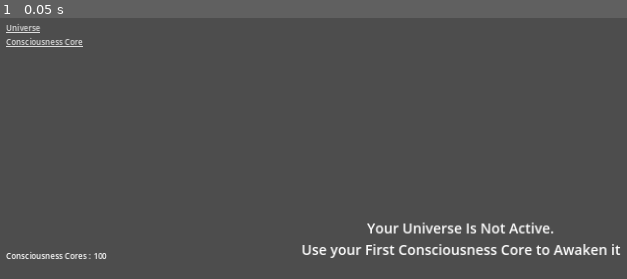
Above: before the commit, frame 1.
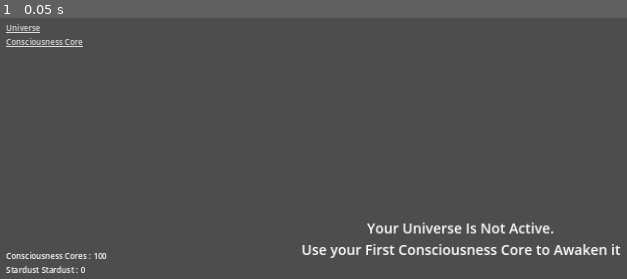
Above: after the commit, the same moment.

Repository: TheSiggs/Stardust
Game: Godot game, scene res://scenes/game/game.tscn
The game is run twice, just before and just after one commit, with the same random seed, the same clock (stepped at 60 frames per second) and the same inputs.
Inputs:
- Up to frame 1 (0.05 s): no input

The runs differ from the first frame. In frame 1, 0.2% of the frame differs, in the area x 0-14%, y 95-98%.

Commit message:
Added Nebula effects and statuses

Diff:
--- a/scenes/components/active_effects/compo_active_effects.gd
+++ b/scenes/components/active_effects/compo_active_effects.gd
@@ -6,16 +6,23 @@
 
 func _ready() -> void:
 	_connect_signals()
-	_update_stardust_per_second()
+	_update_active_effects()
 
 func _connect_signals() -> void:
 	HandlerStardustGenerator.ref.generator_power_calculated.connect(_on_stardust_generator_power_calculated)
+	HandlerNebula.ref.effect_stardust_consumption_updated.connect(_on_effect_nebula_stardust_consumption_updated)
 
-## Updates the stardust per second displayed
-func _update_stardust_per_second() -> void:
+## Updates the active effects display
+func _update_active_effects() -> void:
 	var text : String = "[b]Stardust/s:[/b] %s" % HandlerStardustGenerator.ref.generator_power
+	if HandlerNebula.ref.effect_stardust_consumed:
+		text += "\n[b]Nebula Stardust Consumption:[/b] %s" % HandlerNebula.ref.effect_stardust_consumed
 	stardust_per_second.text = text
 
 ## Triggered on generator_power_calculated signal emitted
 func _on_stardust_generator_power_calculated() -> void:
-	_update_stardust_per_second()
+	_update_active_effects()
+
+## Triggered when Nebulas' stardust consumption is updated
+func _on_effect_nebula_stardust_consumption_updated() -> void:
+	_update_active_effects()
--- a/scenes/user_interface/labels/startdust_label.gd
+++ b/scenes/user_interface/labels/startdust_label.gd
@@ -11,7 +11,4 @@
 ## Updates stardust text
 func update_text(_qty : int = -1) -> void:
 	var stardust : int = HandlerStardust.ref.get_stardust()
-	if stardust:
-		text = "Stardust Stardust : %s" % stardust
-	else:
-		text = ""
+	text = "Stardust Stardust : %s" % stardust
--- a/scripts/abstracts/nebula.gd
+++ b/scripts/abstracts/nebula.gd
@@ -21,6 +21,9 @@
 ## Amount of ionized stardust being released
 var release_value : int = 1
 
+## Modifier applied to stardust generation
+var effect_stardust_generation : int = 0
+
 ## Tries to consume stardust
 func attract_stardust() -> void:
 	var error : Error = HandlerStardust.ref.consume_stardust(attraction_value)
@@ -35,18 +38,25 @@
 
 ## Transforms stardust into Ionized Stardust
 func refine_stardust() -> void:
-	if stardust >= 25:
-		var error : Error = consume_stardust(3)
-		if error:
-			return
+	var ionized_stardust_to_create : int = -1
+	var stardust_to_consume : int = -1
 
-		const ionized_stardust_to_create : int = 2
+	if stardust >= 100:
+		ionized_stardust_to_create = 5
+		stardust_to_consume = 9
+	elif stardust >= 25:
+		ionized_stardust_to_create = 2
+		stardust_to_consume = 3
 
-		ionized_stardust += ionized_stardust_to_create
-		Game.ref.data.universe.ionized_stardust += ionized_stardust_to_create
-		Game.ref.data.nebula[data_index].ionized_stardust = ionized_stardust
+	var error : Error = consume_stardust(stardust_to_consume)
+	if error || ionized_stardust_to_create == -1 || stardust_to_consume == -1:
+		return
 
-		composition_updated.emit()
+	ionized_stardust += ionized_stardust_to_create
+	Game.ref.data.universe.ionized_stardust += ionized_stardust_to_create
+	Game.ref.data.nebula[data_index].ionized_stardust = ionized_stardust
+	calculate_effect_stardust_generation()
+	composition_updated.emit()
 
 
 ## Tries to consume stardust
@@ -62,6 +72,7 @@
 	if ionized_stardust >= qty:
 		ionized_stardust -= qty
 		Game.ref.data.nebula[data_index].ionized_stardust = ionized_stardust
+		calculate_effect_stardust_generation()
 		return Error.OK
 	return Error.FAILED
 
@@ -81,6 +92,19 @@
 
 	HandlerIonizedStardust.ref.create_ionized_stardust(qty)
 
+
+func calculate_effect_stardust_generation() -> void:
+	var old_effect : int = effect_stardust_generation
+
+	if ionized_stardust >= 25:
+		effect_stardust_generation = 1
+
+	if ionized_stardust >= 100:
+		effect_stardust_generation = 2
+
+	if effect_stardust_generation != old_effect:
+		HandlerNebula.ref.calculate_nebula_effect_stardust_generation()
+
 ## Triggered when the Nebula timer times-out
 func _on_nebula_timer_timeout() -> void:
 	attract_stardust()
--- a/scripts/handlers/handler_nebula.gd
+++ b/scripts/handlers/handler_nebula.gd
@@ -20,6 +20,10 @@
 
 signal nebula_created
 
+signal nebula_effect_updated
+
+signal effect_stardust_consumption_updated
+
 ## Reference to the timer
 @export var timer : Timer
 
@@ -38,6 +42,12 @@
 var min_release_value : int = 1
 ## Nebula Maximum release value
 var max_release_value : int = 5
+
+## Total stardust generation effect
+var effect_stardust_generation : int = 0
+
+## Amount of stardust being consumed by all Nebula
+var effect_stardust_consumed : int = 0
 
 ## load nebula
 func _ready() -> void:
@@ -63,6 +73,8 @@
 		nebula.append(new_nebula)
 		index += 1
 
+	calculate_effect_stardust_consumed()
+
 ## Get list of nebula
 func get_all_nebula() -> Array[Nebula]:
 	return nebula
@@ -85,6 +97,8 @@
 	data_nebula.attraction_value = new_nebula.attraction_value
 	Game.ref.data.nebula.append(data_nebula)
 
+	calculate_effect_stardust_consumed()
+
 	nebula_created.emit()
 	return Error.OK
 
@@ -94,8 +108,34 @@
 	nebula[index].attraction_value = value
 	Game.ref.data.nebula[index].attraction_value = value
 
+	calculate_effect_stardust_consumed()
+
 
 ## Updates the ionized stardust release value of a single Nebula
 func update_nebula_release_value(index : int, value : int) -> void:
 	nebula[index].release_value = value
 	Game.ref.data.nebula[index].release_value = value
+
+## Cumulates all nebula effects into single prop
+func calculate_nebula_effect_stardust_generation() -> void:
+	var old_effect : int = effect_stardust_generation
+	var new_effect : int = 0
+	for this_nebula : Nebula in nebula:
+		new_effect += this_nebula.effect_stardust_generation
+
+	effect_stardust_generation = new_effect
+
+	if new_effect != old_effect:
+		nebula_effect_updated.emit()
+
+## calculates total stardust consumption rate
+func calculate_effect_stardust_consumed() -> void:
+	var old_effect : int = effect_stardust_consumed
+	var new_effect : int = 0
+	for this_nebula : Nebula in nebula:
+		new_effect += this_nebula.attraction_value
+
+	effect_stardust_consumed = new_effect
+
+	if effect_stardust_consumed != old_effect:
+		effect_stardust_consumption_updated.emit()
--- a/scripts/handlers/handler_stardust_generator.gd
+++ b/scripts/handlers/handler_stardust_generator.gd
@@ -25,6 +25,7 @@
 func _ready() -> void:
 	calculate_generated_power()
 	HandlerCCUpgrades.ref.upgrade_leveled_up.connect(watch_for_upgrades_level_up)
+	HandlerNebula.ref.nebula_effect_updated.connect(_on_nebula_effect_updated)
 
 	if Game.ref.data.cc_upgrades.u_01_stardust_generation_level:
 		timer.start()
@@ -39,6 +40,9 @@
 func _on_timer_timeout() -> void:
 	HandlerStardust.ref.create_stardust(generator_power)
 
+func _on_nebula_effect_updated() -> void:
+	calculate_generated_power()
+
 ## wait for ccu_01 being purchased
 func watch_for_ccu01_level_up(_upgrade : Upgrade) -> void:
 	timer.start()
@@ -48,6 +52,7 @@
 func calculate_generated_power() -> void:
 	var new_power : int = 1
 	new_power += Game.ref.data.cc_upgrades.u_02_stardust_boost_level
+	new_power += HandlerNebula.ref.effect_stardust_generation
 	generator_power = new_power
 
 	generator_power_calculated.emit()
